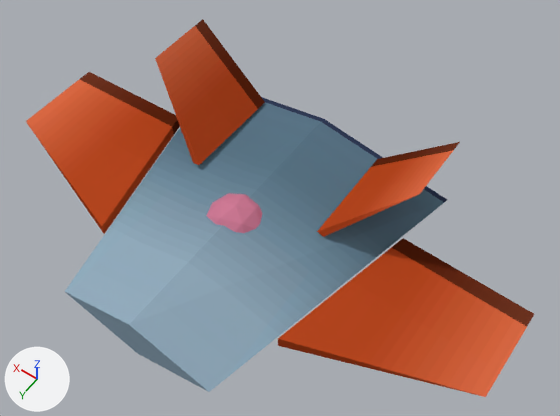
What one commit did to the Blender file CodeJam2026_Change/xtra/model/models.blend.
Camera for both pictures: a camera (50 mm lens) standing at (-1.97, 2.29, 4.06) and looking at (-0.22, -0.17, 0.2). The lights are fixed; the arrows at lower left show +X, +Y and +Z. The first picture is the older version.

The first picture shows 'bullet_ball', 'ship'.
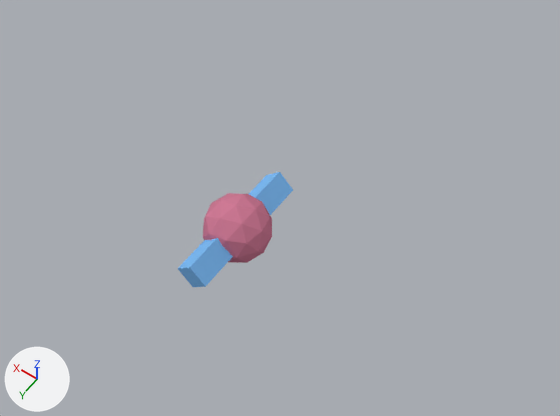
Diff of the bpy script that builds the scene:
```diff
--- a/CodeJam2026_Change/xtra/model/models.blend.py
+++ b/CodeJam2026_Change/xtra/model/models.blend.py
@@ me_icosphere_002 @@
+me_icosphere_002.from_pydata(...)  # 8 vertices, 6 faces; spans x -0.113..0.113, y -0.471..0.471, z -0.113..0.113
+me_icosphere_002.materials.append(mat_material)
@@ ob_ship @@
 ob_ship.location = (0.0, 0.0, 0.0)
+ob_ship.hide_set(True)
@@ ob_bullet_stick @@
+ob_bullet_stick = bpy.data.objects.new('bullet_stick', me_icosphere_002)
+ob_bullet_stick.location = (0.0, 0.0, 0.0)
```

Where the change shows, as pixel boxes [x1, y1, x2, y2] in the pictures (560 x 416 px):
'ship', hidden
    before: [26, 19, 534, 397]
'bullet_stick', added (blue)
    after: [178, 172, 293, 287]
